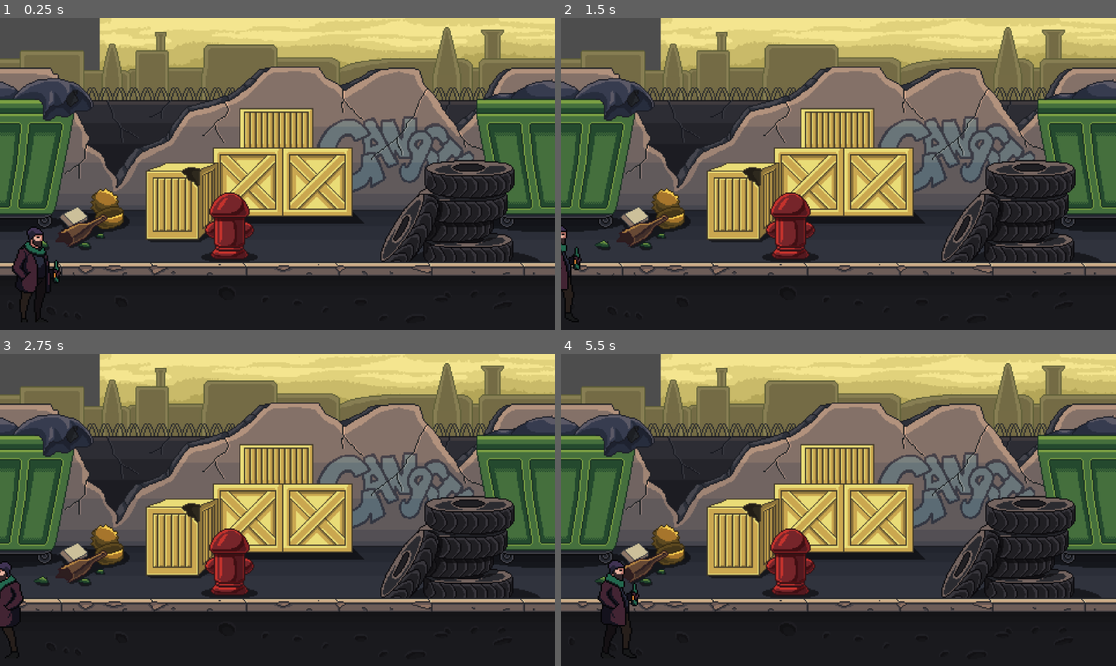
Above: before the commit, frames 1-4 (two rows, left to right).
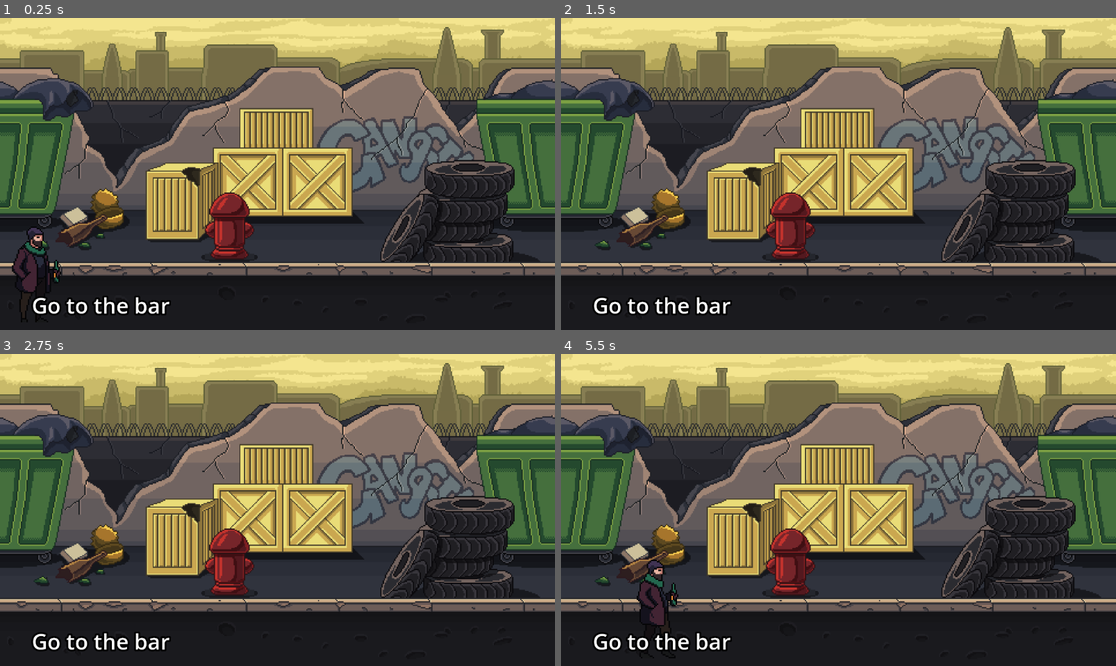
Above: after the commit, the same moments.

Repository: SimplesOne/Homeless-Evolution
Game: Godot game, scene res://World.tscn
The game is run twice, just before and just after one commit, with the same random seed, the same clock (stepped at 60 frames per second) and the same inputs.
Inputs:
- Up to frame 1 (0.25 s): no input
- Up to frame 2 (1.5 s): tap Enter (ui_accept) at 0.5, 0.77, 0.8, 1.07, 1.35 s; hold A (move_right) 0.53-1.28 s; tap E (interact, bound only before the commit) at 0.6 s; hold D (move_left) from 1.28 s (still down)
- Up to frame 3 (2.75 s): tap Enter (ui_accept) at 1.52, 1.82, 2.3 s; tap E (interact, bound only before the commit) at 1.55, 2.1 s; release D (move_left) at 2.03 s; hold A (move_right) from 2.03 s (still down)
- Up to frame 4 (5.5 s): tap E (interact, bound only before the commit) at 2.85, 4.35, 5.1 s; tap Enter (ui_accept) at 3.02, 3.32, 3.5, 3.6, 3.77, 4.07, 4.25, 4.52, 4.82, 5.3 s; release A (move_right) at 3.53 s; hold D (move_left) from 3.53 s (still down)

The runs differ from the first frame. In frame 1, 3.2% of the frame differs, in the area x 0-87%, y 0-96%; in frame 2, 3.5%; in frame 3, 3.6%; in frame 4, 4.5%.

Commit message:
blnik

Diff:
--- /dev/null
+++ b/Bar.tscn
@@ -0,0 +1,48 @@
+[gd_scene load_steps=6 format=3 uid="uid://slbciu0qltds"]
+
+[ext_resource type="PackedScene" uid="uid://ckudr8chj1kgo" path="res://player.tscn" id="1_of7b7"]
+[ext_resource type="PackedScene" uid="uid://bck3fmuh70vt4" path="res://Triggers/GangsterExit/trigger_zone.tscn" id="3_caxjv"]
+[ext_resource type="Texture2D" uid="uid://b4j75vk4qb2bq" path="res://PNG/City2/Bright/City2.png" id="3_of7b7"]
+[ext_resource type="PackedScene" uid="uid://ducx2gqcq54dt" path="res://Enemy/Gangster/Gangster.tscn" id="4_caxjv"]
+[ext_resource type="PackedScene" uid="uid://cifoib1ki5hd0" path="res://Triggers/BarExit/trigger_zone.tscn" id="5_a4g1m"]
+
+[node name="World" type="Node2D"]
+
+[node name="Player" parent="." instance=ExtResource("1_of7b7")]
+z_index = 10
+position = Vector2(125.99994, 733.99994)
+scale = Vector2(5, 5)
+speed = 500
+
+[node name="Camera2D" type="Camera2D" parent="."]
+position = Vector2(960, 540)
+zoom = Vector2(0.6, 0.6)
+
+[node name="Sprite2D" type="Sprite2D" parent="."]
+position = Vector2(960, 540)
+texture = ExtResource("3_of7b7")
+
+[node name="TriggerZone" parent="." instance=ExtResource("3_caxjv")]
+position = Vector2(552, 645)
+
+[node name="CanvasLayer" type="CanvasLayer" parent="."]
+follow_viewport_enabled = true
+
+[node name="RichTextLabel" type="RichTextLabel" parent="CanvasLayer"]
+offset_right = 1920.0
+offset_bottom = 1080.0
+theme_override_colors/font_outline_color = Color(0, 0, 0, 1)
+theme_override_constants/outline_size = 25
+theme_override_font_sizes/normal_font_size = 90
+text = "
+Bogos binted"
+horizontal_alignment = 1
+
+[node name="Gangster" parent="." instance=ExtResource("4_caxjv")]
+visible = false
+texture_filter = 1
+position = Vector2(748.00006, 664)
+scale = Vector2(5, 5)
+
+[node name="TriggerZone2" parent="." instance=ExtResource("5_a4g1m")]
+position = Vector2(1611, 647)
--- /dev/null
+++ b/Blink.tscn
@@ -0,0 +1,18 @@
+[gd_scene load_steps=2 format=3 uid="uid://bx5da0g2o5nh5"]
+
+[ext_resource type="Script" uid="uid://pjep633ra3gd" path="res://blink.gd" id="1_u43s0"]
+
+[node name="CanvasLayer" type="CanvasLayer"]
+script = ExtResource("1_u43s0")
+
+[node name="Top" type="ColorRect" parent="."]
+offset_top = -1110.0
+offset_right = 1152.0
+offset_bottom = 34.0
+color = Color(0, 0, 0, 1)
+
+[node name="Bottom" type="ColorRect" parent="."]
+offset_top = 625.0
+offset_right = 1152.0
+offset_bottom = 1801.0
+color = Color(0, 0, 0, 1)
--- /dev/null
+++ b/Cafe.tscn
@@ -0,0 +1,39 @@
+[gd_scene load_steps=4 format=3 uid="uid://ml7fwddh556k"]
+
+[ext_resource type="PackedScene" uid="uid://ckudr8chj1kgo" path="res://player.tscn" id="1_lddrg"]
+[ext_resource type="Texture2D" uid="uid://j0w4ch5rmqrm" path="res://PNG/City4/Bright/City4.png" id="3_lddrg"]
+[ext_resource type="PackedScene" uid="uid://b25sq0hvjt2ww" path="res://Enemy/Shaman/Shaman.tscn" id="4_12iff"]
+
+[node name="World" type="Node2D"]
+
+[node name="Player" parent="." instance=ExtResource("1_lddrg")]
+z_index = 10
+position = Vector2(125.99994, 733.99994)
+scale = Vector2(5, 5)
+speed = 500
+
+[node name="Camera2D" type="Camera2D" parent="."]
+position = Vector2(960, 540)
+zoom = Vector2(0.6, 0.6)
+
+[node name="CanvasLayer" type="CanvasLayer" parent="."]
+follow_viewport_enabled = true
+
+[node name="RichTextLabel" type="RichTextLabel" parent="CanvasLayer"]
+offset_right = 1920.0
+offset_bottom = 1080.0
+theme_override_colors/font_outline_color = Color(0, 0, 0, 1)
+theme_override_constants/outline_size = 25
+theme_override_font_sizes/normal_font_size = 90
+text = "
+Preeee eeh eeh"
+horizontal_alignment = 1
+
+[node name="Sprite2D" type="Sprite2D" parent="."]
+position = Vector2(960, 540)
+texture = ExtResource("3_lddrg")
+
+[node name="Shaman" parent="." instance=ExtResource("4_12iff")]
+texture_filter = 1
+position = Vector2(1071, 717)
+scale = Vector2(5, 5)
--- /dev/null
+++ b/Enemy/Gangster/Gangster.tscn
@@ -0,0 +1,74 @@
+[gd_scene load_steps=11 format=3 uid="uid://ducx2gqcq54dt"]
+
+[ext_resource type="Texture2D" uid="uid://dc7gqatvaxcdh" path="res://Gangsters_2/Idle.png" id="1_6jp1n"]
+
+[sub_resource type="AtlasTexture" id="AtlasTexture_44fh7"]
+atlas = ExtResource("1_6jp1n")
+region = Rect2(0, 0, 128, 128)
+
+[sub_resource type="AtlasTexture" id="AtlasTexture_waeut"]
+atlas = ExtResource("1_6jp1n")
+region = Rect2(128, 0, 128, 128)
+
+[sub_resource type="AtlasTexture" id="AtlasTexture_4r40e"]
+atlas = ExtResource("1_6jp1n")
+region = Rect2(256, 0, 128, 128)
+
+[sub_resource type="AtlasTexture" id="AtlasTexture_gi7e7"]
+atlas = ExtResource("1_6jp1n")
+region = Rect2(384, 0, 128, 128)
+
+[sub_resource type="AtlasTexture" id="AtlasTexture_1nb6s"]
+atlas = ExtResource("1_6jp1n")
+region = Rect2(512, 0, 128, 128)
+
+[sub_resource type="AtlasTexture" id="AtlasTexture_3jn0k"]
+atlas = ExtResource("1_6jp1n")
+region = Rect2(640, 0, 128, 128)
+
+[sub_resource type="AtlasTexture" id="AtlasTexture_u8nbn"]
+atlas = ExtResource("1_6jp1n")
+region = Rect2(768, 0, 128, 128)
+
+[sub_resource type="SpriteFrames" id="SpriteFrames_s65xu"]
+animations = [{
+"frames": [{
+"duration": 1.0,
+"texture": SubResource("AtlasTexture_44fh7")
+}, {
+"duration": 1.0,
+"texture": SubResource("AtlasTexture_waeut")
+}, {
+"duration": 1.0,
+"texture": SubResource("AtlasTexture_4r40e")
+}, {
+"duration": 1.0,
+"texture": SubResource("AtlasTexture_gi7e7")
+}, {
+"duration": 1.0,
+"texture": SubResource("AtlasTexture_1nb6s")
+}, {
+"duration": 1.0,
+"texture": SubResource("AtlasTexture_3jn0k")
+}, {
+"duration": 1.0,
+"texture": SubResource("AtlasTexture_u8nbn")
+}],
+"loop": true,
+"name": &"IdleG",
+"speed": 5.0
+}]
+
+[sub_resource type="RectangleShape2D" id="RectangleShape2D_3iyek"]
+size = Vector2(37, 80)
+
+[node name="Gangster" type="Area2D"]
+
+[node name="AnimatedSprite2D" type="AnimatedSprite2D" parent="."]
+sprite_frames = SubResource("SpriteFrames_s65xu")
+animation = &"IdleG"
+autoplay = "IdleG"
+
+[node name="CollisionShape2D" type="CollisionShape2D" parent="."]
+position = Vector2(-2.5, 30)
+shape = SubResource("RectangleShape2D_3iyek")
--- /dev/null
+++ b/Enemy/Shaman/Shaman.tscn
@@ -0,0 +1,69 @@
+[gd_scene load_steps=10 format=3 uid="uid://b25sq0hvjt2ww"]
+
+[ext_resource type="Texture2D" uid="uid://cf4ppcawgtqi3" path="res://Trader_1/Idle.png" id="1_7xpox"]
+
+[sub_resource type="AtlasTexture" id="AtlasTexture_m6nm1"]
+atlas = ExtResource("1_7xpox")
+region = Rect2(0, 0, 128, 128)
+
+[sub_resource type="AtlasTexture" id="AtlasTexture_ewkib"]
+atlas = ExtResource("1_7xpox")
+region = Rect2(128, 0, 128, 128)
+
+[sub_resource type="AtlasTexture" id="AtlasTexture_1cc6t"]
+atlas = ExtResource("1_7xpox")
+region = Rect2(256, 0, 128, 128)
+
+[sub_resource type="AtlasTexture" id="AtlasTexture_nu1er"]
+atlas = ExtResource("1_7xpox")
+region = Rect2(384, 0, 128, 128)
+
+[sub_resource type="AtlasTexture" id="AtlasTexture_osonu"]
+atlas = ExtResource("1_7xpox")
+region = Rect2(512, 0, 128, 128)
+
+[sub_resource type="AtlasTexture" id="AtlasTexture_gwe14"]
+atlas = ExtResource("1_7xpox")
+region = Rect2(640, 0, 128, 128)
+
+[sub_resource type="SpriteFrames" id="SpriteFrames_ec1mu"]
+animations = [{
+"frames": [{
+"duration": 1.0,
+"texture": SubResource("AtlasTexture_m6nm1")
+}, {
+"duration": 1.0,
+"texture": SubResource("AtlasTexture_ewkib")
+}, {
+"duration": 1.0,
+"texture": SubResource("AtlasTexture_1cc6t")
+}, {
+"duration": 1.0,
+"texture": SubResource("AtlasTexture_nu1er")
+}, {
+"duration": 1.0,
+"texture": SubResource("AtlasTexture_osonu")
+}, {
+"duration": 1.0,
+"texture": SubResource("AtlasTexture_gwe14")
+}],
+"loop": true,
+"name": &"Idle",
+"speed": 5.0
+}]
+
+[sub_resource type="RectangleShape2D" id="RectangleShape2D_3iyek"]
+size = Vector2(37, 80)
+
+[node name="Gangster" type="Area2D"]
+
+[node name="AnimatedSprite2D" type="AnimatedSprite2D" parent="."]
+texture_filter = 1
+sprite_frames = SubResource("SpriteFrames_ec1mu")
+animation = &"Idle"
+autoplay = "Idle"
+flip_h = true
+
+[node name="CollisionShape2D" type="CollisionShape2D" parent="."]
+position = Vector2(-2.5, 30)
+shape = SubResource("RectangleShape2D_3iyek")
--- /dev/null
+++ b/Mystical.tscn
@@ -0,0 +1,39 @@
+[gd_scene load_steps=4 format=3 uid="uid://dvtq6eu3si7ew"]
+
+[ext_resource type="PackedScene" uid="uid://ckudr8chj1kgo" path="res://player.tscn" id="1_r4ja2"]
+[ext_resource type="Texture2D" uid="uid://cgxy386cshbgh" path="res://PNG/Battleground3/Bright/Battleground3.png" id="2_r4ja2"]
+[ext_resource type="PackedScene" uid="uid://b25sq0hvjt2ww" path="res://Enemy/Shaman/Shaman.tscn" id="3_khi64"]
+
+[node name="World" type="Node2D"]
+
+[node name="Player" parent="." instance=ExtResource("1_r4ja2")]
+z_index = 10
+position = Vector2(125.99994, 733.99994)
+scale = Vector2(5, 5)
+speed = 500
+
+[node name="Camera2D" type="Camera2D" parent="."]
+position = Vector2(960, 540)
+zoom = Vector2(0.6, 0.6)
+
+[node name="CanvasLayer" type="CanvasLayer" parent="."]
+follow_viewport_enabled = true
+
+[node name="RichTextLabel" type="RichTextLabel" parent="CanvasLayer"]
+offset_right = 1920.0
+offset_bottom = 1080.0
+theme_override_colors/font_outline_color = Color(0, 0, 0, 1)
+theme_override_constants/outline_size = 25
+theme_override_font_sizes/normal_font_size = 90
+text = "
+Preeee eeh eeh"
+horizontal_alignment = 1
+
+[node name="Sprite2D" type="Sprite2D" parent="."]
+position = Vector2(960, 540)
+texture = ExtResource("2_r4ja2")
+
+[node name="Shaman" parent="." instance=ExtResource("3_khi64")]
+texture_filter = 1
+position = Vector2(1071, 717)
+scale = Vector2(5, 5)
--- /dev/null
+++ b/Triggers/BarExit/trigger_zone.gd
@@ -0,0 +1,39 @@
+extends Area2D
+
+@export var message: String = "Press E"
+@onready var ui_label = $"../../CanvasLayer/RichTextLabel"
+@onready var ui_label2 = $"../../CanvasLayer/RichTextLabel2"
+@onready var Gangster = $"../../Gangster"
+@onready var Gangster_sprite = Gangster.get_node("AnimatedSprite2D")
+
+var player_inside = false
+var player_ref = null
+
+func _ready():
+	ui_label.visible = false
+
+func _on_area_entered(body):
+	if body.name == "Player":
+		player_inside = true
+		player_ref = body
+		ui_label.text = message
+		ui_label.visible = true
+
+func _process(delta):
+	if player_inside and Input.is_action_just_pressed("interact"):
+		ui_label2.visible = false
+		player_ref.position = Vector2(126, 734)
+		Gangster_sprite.flip_h = true
+		Gangster.visible = true
+		ui_label.text = "Boss: Pleaca de aici boschetare si intoarce-te mai tarziu"
+		await wait(3)
+		ui_label.text = "Eu: Inregula, prietene"
+
+		monitoring = false
+
+func wait(duration):
+	await get_tree().create_timer(duration, false, false, true).timeout
+#func _on_area_exited(area: Area2D) -> void:
+#	if area.name == "Player":
+#		player_inside = false
+#		ui_label.visible = false
--- a/trigger_zone.tscn
+++ b/Triggers/BarExit/trigger_zone.tscn
@@ -1,6 +1,6 @@
-[gd_scene load_steps=3 format=3 uid="uid://dm1kj51aepvia"]
+[gd_scene load_steps=3 format=3 uid="uid://cifoib1ki5hd0"]
 
-[ext_resource type="Script" uid="uid://b11ic72j5ll3h" path="res://trigger_zone.gd" id="1_m2ca7"]
+[ext_resource type="Script" uid="uid://bhiwr1draa6ni" path="res://Triggers/BarExit/trigger_zone.gd" id="1_s0ch1"]
 
 [sub_resource type="RectangleShape2D" id="RectangleShape2D_i03uf"]
 size = Vector2(372, 376)
@@ -8,7 +8,7 @@
 [node name="TriggerZone" type="Node2D"]
 
 [node name="Area2D" type="Area2D" parent="."]
-script = ExtResource("1_m2ca7")
+script = ExtResource("1_s0ch1")
 
 [node name="CollisionShape2D" type="CollisionShape2D" parent="Area2D"]
 position = Vector2(176, 178)
--- /dev/null
+++ b/Triggers/ChangeSceneBar/trigger_zone.gd
@@ -0,0 +1,23 @@
+extends Area2D
+
+@export var message: String = "Press E"
+@onready var ui_label = $"../../CanvasLayer/RichTextLabel"
+var player_inside = false
+
+func _ready():
+	ui_label.visible = false
+
+func _on_area_entered(body):
+	if body.name == "Player":
+		player_inside = true
+		ui_label.text = message
+		ui_label.visible = true
+
+func _process(delta):
+	if player_inside and Input.is_action_just_pressed("interact"):
+		get_tree().change_scene_to_file("res://Bar.tscn")
+
+func _on_area_exited(area: Area2D) -> void:
+	if area.name == "Player":
+		player_inside = false
+		ui_label.visible = false
--- /dev/null
+++ b/Triggers/ChangeSceneBar/trigger_zone.tscn
@@ -0,0 +1,18 @@
+[gd_scene load_steps=3 format=3 uid="uid://dm1kj51aepvia"]
+
+[ext_resource type="Script" uid="uid://b11ic72j5ll3h" path="res://Triggers/ChangeSceneBar/trigger_zone.gd" id="1_m2ca7"]
+
+[sub_resource type="RectangleShape2D" id="RectangleShape2D_i03uf"]
+size = Vector2(372, 376)
+
+[node name="TriggerZone" type="Node2D"]
+
+[node name="Area2D" type="Area2D" parent="."]
+script = ExtResource("1_m2ca7")
+
+[node name="CollisionShape2D" type="CollisionShape2D" parent="Area2D"]
+position = Vector2(176, 178)
+shape = SubResource("RectangleShape2D_i03uf")
+
+[connection signal="area_entered" from="Area2D" to="Area2D" method="_on_area_entered"]
+[connection signal="area_exited" from="Area2D" to="Area2D" method="_on_area_exited"]
--- /dev/null
+++ b/Triggers/GangsterExit/trigger_zone.gd
@@ -0,0 +1,37 @@
+extends Area2D
+
+@export var message: String = "Press E"
+@onready var ui_label = $"../../CanvasLayer/RichTextLabel"
+@onready var Gangster = $"../../Gangster"
+@onready var Gangster_sprite = Gangster.get_node("AnimatedSprite2D")
+
+var player_inside = false
+var player_ref = null
+
+func _ready():
+	ui_label.visible = false
+
+func _on_area_entered(body):
+	if body.name == "Player":
+		player_inside = true
+		player_ref = body
+		ui_label.text = message
+		ui_label.visible = true
+
+func _process(delta):
+	if player_inside and Input.is_action_just_pressed("interact"):
+		player_ref.position = Vector2(126, 734)
+		Gangster_sprite.flip_h = true
+		Gangster.visible = true
+		ui_label.text = "Boss: Pleaca de aici boschetare si intoarce-te mai tarziu"
+		await wait(3)
+		ui_label.text = "Eu: Inregula, prietene"
+
+		monitoring = false
+
+func wait(duration):
+	await get_tree().create_timer(duration, false, false, true).timeout
+#func _on_area_exited(area: Area2D) -> void:
+#	if area.name == "Player":
+#		player_inside = false
+#		ui_label.visible = false
--- /dev/null
+++ b/Triggers/GangsterExit/trigger_zone.tscn
@@ -0,0 +1,18 @@
+[gd_scene load_steps=3 format=3 uid="uid://bck3fmuh70vt4"]
+
+[ext_resource type="Script" uid="uid://bax12th7c8848" path="res://Triggers/GangsterExit/trigger_zone.gd" id="1_qjr7s"]
+
+[sub_resource type="RectangleShape2D" id="RectangleShape2D_i03uf"]
+size = Vector2(372, 376)
+
+[node name="TriggerZone" type="Node2D"]
+
+[node name="Area2D" type="Area2D" parent="."]
+script = ExtResource("1_qjr7s")
+
+[node name="CollisionShape2D" type="CollisionShape2D" parent="Area2D"]
+position = Vector2(176, 178)
+shape = SubResource("RectangleShape2D_i03uf")
+
+[connection signal="area_entered" from="Area2D" to="Area2D" method="_on_area_entered"]
+[connection signal="area_exited" from="Area2D" to="Area2D" method="_on_area_exited"]
--- /dev/null
+++ b/Triggers/Shaman/trigger_zone.gd
@@ -0,0 +1,42 @@
+extends Area2D
+
+@export var message: String = "Press E"
+@onready var ui_label = $"../../CanvasLayer/RichTextLabel"
+@onready var Shaman = $"../../Shaman"
+@onready var Shaman_sprite = Shaman.get_node("AnimatedSprite2D")
+
+var player_inside = false
+var player_ref = null
+
+func _ready():
+	ui_label.visible = false
+
+func _on_area_entered(body):
+	if body.name == "Player":
+		player_inside = true
+		player_ref = body
+		ui_label.text = message
+		ui_label.visible = true
+
+func _process(delta):
+	if player_inside and Input.is_action_just_pressed("interact"):
+		ui_label.text = "Shaman: Salut calatorule, am o cafea pregatita pentru tine"
+		await wait(3)
+		ui_label.text = "Pare dubios dar mi-ar prinde bine"
+		await wait(3)
+		_trigger_ui_animation()
+		wait(0.3)
+		get_tree().change_scene_to_file("res://Mystical.tscn")
+		monitoring = false
+
+func _trigger_ui_animation():
+	var anim_scene = preload("res://blink.tscn")
+	var anim_instance = anim_scene.instantiate()
+	get_tree().current_scene.add_child(anim_instance)
+
+func wait(duration):
+	await get_tree().create_timer(duration, false, false, true).timeout
+#func _on_area_exited(area: Area2D) -> void:
+#	if area.name == "Player":
+#		player_inside = false
+#		ui_label.visible = false
--- /dev/null
+++ b/Triggers/Shaman/trigger_zone.tscn
@@ -0,0 +1,18 @@
+[gd_scene load_steps=3 format=3 uid="uid://b18f5gkpnawj"]
+
+[ext_resource type="Script" uid="uid://ummn7erriui3" path="res://Triggers/Shaman/trigger_zone.gd" id="1_ky63r"]
+
+[sub_resource type="RectangleShape2D" id="RectangleShape2D_i03uf"]
+size = Vector2(372, 376)
+
+[node name="TriggerZone" type="Node2D"]
+
+[node name="Area2D" type="Area2D" parent="."]
+script = ExtResource("1_ky63r")
+
+[node name="CollisionShape2D" type="CollisionShape2D" parent="Area2D"]
+position = Vector2(176, 178)
+shape = SubResource("RectangleShape2D_i03uf")
+
+[connection signal="area_entered" from="Area2D" to="Area2D" method="_on_area_entered"]
+[connection signal="area_exited" from="Area2D" to="Area2D" method="_on_area_exited"]
--- a/World.tscn
+++ b/World.tscn
@@ -1,87 +1,47 @@
-[gd_scene load_steps=10 format=3 uid="uid://hdq57u2g47dx"]
+[gd_scene load_steps=4 format=3 uid="uid://hdq57u2g47dx"]
 
-[ext_resource type="Texture2D" uid="uid://crkj5kehwbqk4" path="res://PNG/City1/Bright/buildings.png" id="1_fv4w7"]
+[ext_resource type="Texture2D" uid="uid://btguwfhc3644b" path="res://PNG/City1/Bright/City1.png" id="1_c6gwx"]
 [ext_resource type="PackedScene" uid="uid://ckudr8chj1kgo" path="res://player.tscn" id="2_2dftf"]
-[ext_resource type="Texture2D" uid="uid://c1uth305gqq0u" path="res://PNG/City1/Bright/road&border.png" id="2_fvag4"]
-[ext_resource type="PackedScene" uid="uid://dm1kj51aepvia" path="res://trigger_zone.tscn" id="3_bcbcq"]
-[ext_resource type="Texture2D" uid="uid://stn5uqu387ju" path="res://PNG/City1/Bright/Sky.png" id="3_kva58"]
-[ext_resource type="Texture2D" uid="uid://djhogbq2s5dhx" path="res://PNG/City1/Bright/wall1.png" id="4_f5c0m"]
-[ext_resource type="Texture2D" uid="uid://bropd1uy6klt3" path="res://PNG/City1/Bright/wall2.png" id="5_b2ar6"]
-[ext_resource type="Texture2D" uid="uid://bi5d6ltwtjdl2" path="res://PNG/City1/Bright/boxes&container.png" id="6_ee7l0"]
-[ext_resource type="Texture2D" uid="uid://qxbgxyymtei2" path="res://PNG/City1/Bright/wheels&hydrant.png" id="7_gn8l5"]
+[ext_resource type="PackedScene" uid="uid://dm1kj51aepvia" path="res://Triggers/ChangeSceneBar/trigger_zone.tscn" id="3_bcbcq"]
 
 [node name="World" type="Node2D"]
-
-[node name="Parallax2D" type="Parallax2D" parent="."]
-
-[node name="Buildings" type="Sprite2D" parent="Parallax2D"]
-z_index = 2
-position = Vector2(960, 540)
-texture = ExtResource("1_fv4w7")
-
-[node name="Parallax2D2" type="Parallax2D" parent="."]
-
-[node name="Road" type="Sprite2D" parent="Parallax2D2"]
-z_index = 7
-position = Vector2(960, 540)
-texture = ExtResource("2_fvag4")
-
-[node name="Parallax2D3" type="Parallax2D" parent="."]
-scroll_scale = Vector2(0.1, 1)
-
-[node name="Sky" type="Sprite2D" parent="Parallax2D3"]
-z_index = 1
-position = Vector2(960, 540)
-texture = ExtResource("3_kva58")
-
-[node name="Parallax2D4" type="Parallax2D" parent="."]
-
-[node name="Wall1" type="Sprite2D" parent="Parallax2D4"]
-z_index = 4
-position = Vector2(960, 540)
-texture = ExtResource("4_f5c0m")
-
-[node name="Parallax2D5" type="Parallax2D" parent="."]
-
-[node name="Wall2" type="Sprite2D" parent="Parallax2D5"]
-z_index = 3
-position = Vector2(960, 540)
-texture = ExtResource("5_b2ar6")
-
-[node name="Parallax2D6" type="Parallax2D" parent="."]
-
-[node name="Boxes" type="Sprite2D" parent="Parallax2D6"]
-z_index = 5
-position = Vector2(960, 540)
-texture = ExtResource("6_ee7l0")
-
-[node name="Parallax2D7" type="Parallax2D" parent="."]
-
-[node name="Wheels" type="Sprite2D" parent="Parallax2D7"]
-z_index = 6
-position = Vector2(960, 540)
-texture = ExtResource("7_gn8l5")
 
 [node name="Player" parent="." instance=ExtResource("2_2dftf")]
 z_index = 10
 position = Vector2(125.99994, 733.99994)
 scale = Vector2(5, 5)
-speed = 200
+speed = 500
 
 [node name="Camera2D" type="Camera2D" parent="."]
 position = Vector2(960, 540)
 zoom = Vector2(0.6, 0.6)
 
-[node name="TriggerZone" parent="." instance=ExtResource("3_bcbcq")]
-position = Vector2(766, 701)
-
 [node name="CanvasLayer" type="CanvasLayer" parent="."]
 follow_viewport_enabled = true
+
+[node name="RichTextLabel2" type="RichTextLabel" parent="CanvasLayer"]
+offset_top = 942.0
+offset_right = 697.0
+offset_bottom = 1080.0
+theme_override_colors/font_outline_color = Color(0, 0, 0, 1)
+theme_override_constants/outline_size = 25
+theme_override_font_sizes/normal_font_size = 75
+text = "Go to the bar"
+horizontal_alignment = 1
 
 [node name="RichTextLabel" type="RichTextLabel" parent="CanvasLayer"]
 offset_right = 1920.0
 offset_bottom = 1080.0
+theme_override_colors/font_outline_color = Color(0, 0, 0, 1)
+theme_override_constants/outline_size = 25
 theme_override_font_sizes/normal_font_size = 90
 text = "
 Preeee eeh eeh"
 horizontal_alignment = 1
+
+[node name="Sprite2D" type="Sprite2D" parent="."]
+position = Vector2(960, 540)
+texture = ExtResource("1_c6gwx")
+
+[node name="TriggerZone" parent="." instance=ExtResource("3_bcbcq")]
+position = Vector2(1607, 694)
--- /dev/null
+++ b/blink.gd
@@ -0,0 +1,20 @@
+extends CanvasLayer
+
+@onready var rect1 = $Top
+@onready var rect2 = $Bottom
+
+func _ready():
+	move_rects()
+
+func move_rects():
+	var tween = create_tween()
+
+	# Animate rect1 down
+	tween.tween_property(rect1, "position", rect1.position + Vector2(0, 600), 0.3)
+
+	# Animate rect2 down at the same time
+	tween.parallel().tween_property(rect2, "position", rect2.position - Vector2(0, 600), 0.3)
+
+	# Animate both back up after
+	tween.tween_property(rect1, "position", rect1.position, 0.3)
+	tween.parallel().tween_property(rect2, "position", rect2.position, 0.3)
--- a/player.tscn
+++ b/player.tscn
@@ -129,7 +129,7 @@
 sprite_frames = SubResource("SpriteFrames_dw050")
 animation = &"Run"
 autoplay = "Idle"
-frame_progress = 0.82325256
+frame_progress = 0.8986827
 
 [node name="CollisionShape2D" type="CollisionShape2D" parent="."]
 position = Vector2(-0.5, 26.710938)
--- a/project.godot
+++ b/project.godot
@@ -29,8 +29,7 @@
 }
 interact={
 "deadzone": 0.5,
-"events": [Object(InputEventKey,"resource_local_to_scene":false,"resource_name":"","device":-1,"window_id":0,"alt_pressed":false,"shift_pressed":false,"ctrl_pressed":false,"meta_pressed":false,"pressed":false,"keycode":0,"physical_keycode":69,"key_label":0,"unicode":101,"location":0,"echo":false,"script":null)
-]
+"events": []
 }
 
 [rendering]
--- a/trigger_zone.gd
+++ /dev/null
@@ -1,25 +0,0 @@
-extends Area2D
-
-@onready var ui_label = $"../../CanvasLayer/RichTextLabel"  # reference to your UI element
-var player_inside = false
-
-func _ready():
-	ui_label.visible = false  # hide text at start
-
-func _on_area_entered(body):
-	if body.name == "Player":  # check if it's the player
-		player_inside = true
-		ui_label.text = "Press E"
-		ui_label.visible = true
-
-func _process(delta):
-	if player_inside and Input.is_action_just_pressed("interact"):  # "ui_accept" = Enter/Space/E
-		print("Player pressed input inside zone")
-		ui_label.text = "you died"
-		# You can run whatever action you want here
-
-
-func _on_area_exited(area: Area2D) -> void:
-	if area.name == "Player":
-		player_inside = false
-		ui_label.visible = false
Not shown, added: Gangsters_1/Attack_1.png.import
Not shown, added: Gangsters_1/Dead.png.import
Not shown, added: Gangsters_1/Hurt.png.import
Not shown, added: Gangsters_1/Idle.png.import
Not shown, added: Gangsters_1/Idle_2.png.import
Not shown, added: Gangsters_1/Jump.png.import
Not shown, added: Gangsters_1/Recharge.png.import
Not shown, added: Gangsters_1/Run.png.import
Not shown, added: Gangsters_1/Shot.png.import
Not shown, added: Gangsters_1/Walk.png.import
Not shown, added: Gangsters_2/Attack_1.png.import
Not shown, added: Gangsters_2/Attack_2.png.import
(and 174 more such lines)
